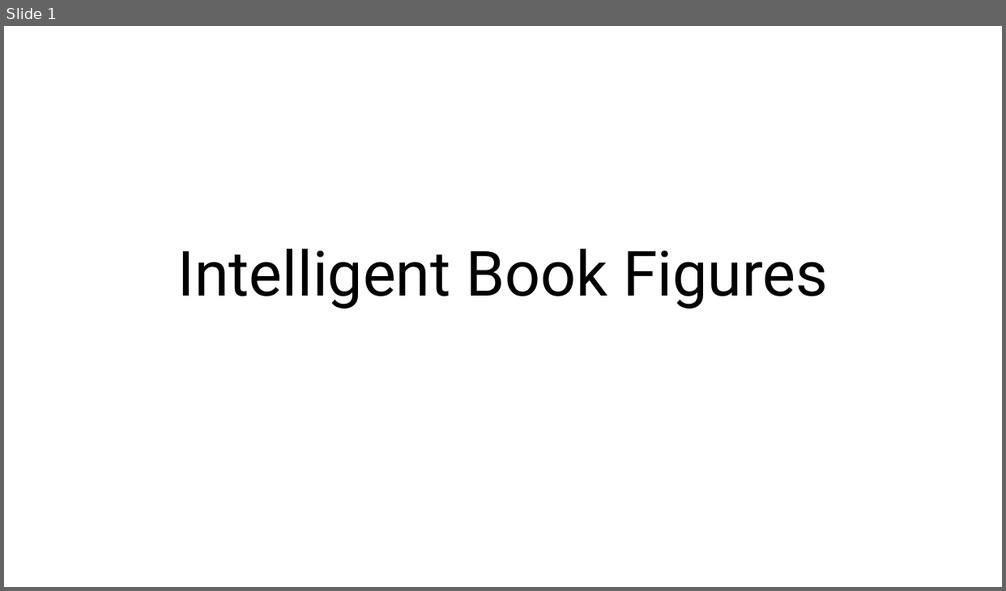
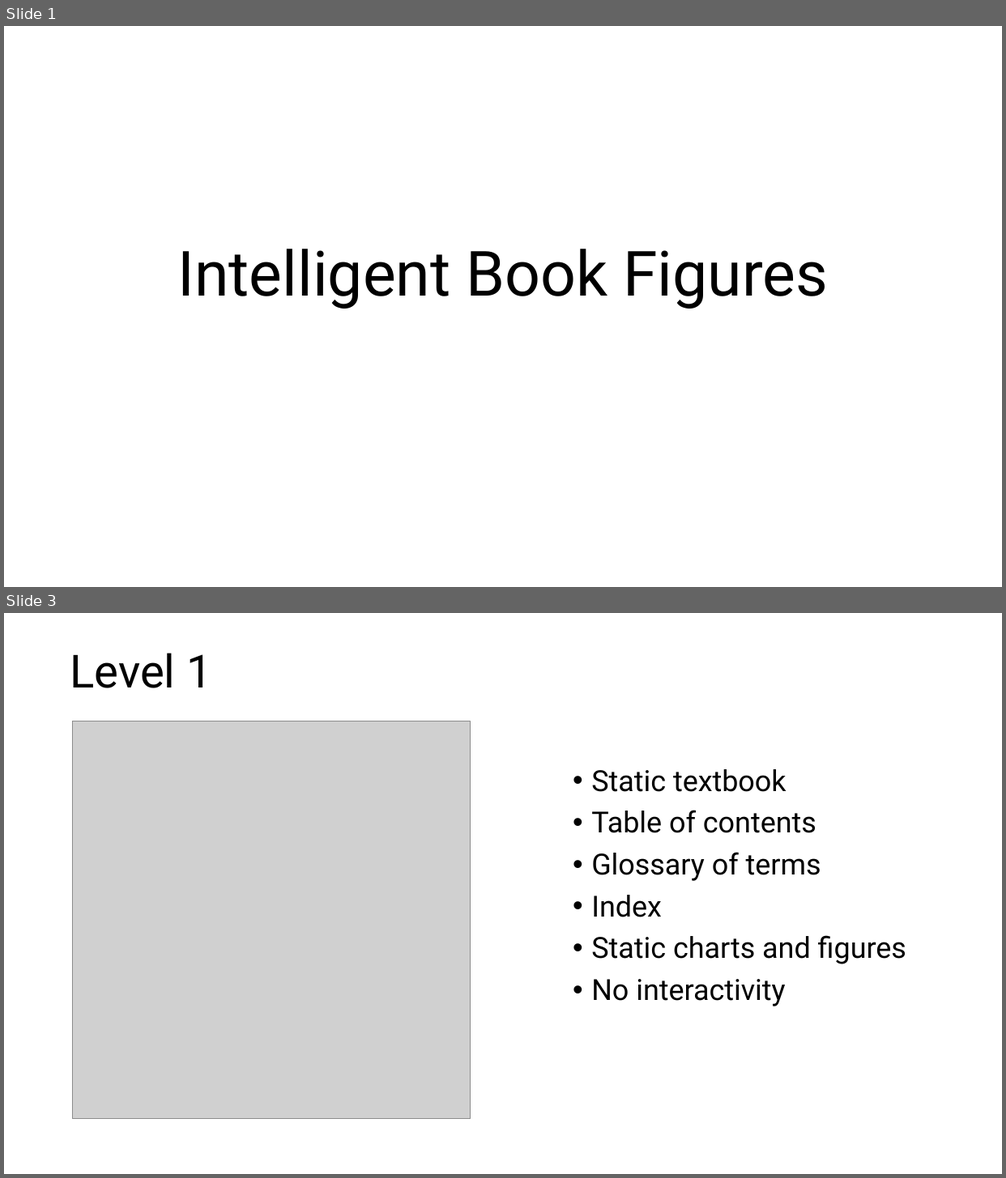
Before and after one commit to dmccreary/intelligent-textbooks, a slide deck: slides/Book-Figures.pptx. Shown one above the other, each under a label of ours: slide 1 before the commit, slides 1 and 3 after it; the slides between them are not shown. The pictures are 1006x591 and 1006x1178 pixels, drawn with LibreOffice and Linux fonts; fonts in the diff are those of the drawing; grey boxes stand for pictures. Boxes give left, top, right and bottom in pixels: in the first picture for what was removed or moved away, otherwise in the second. Text is boxed around its words. In the diff, an @@ line names an element or a change of style, - is before the commit and + after.

Commit message:
updating content

```diff
--- a/slides/Book-Figures.pptx
+++ b/slides/Book-Figures.pptx
@@ slide 3 added at box(4, 613, 1002, 1174), background #FFFFFF @@
@@ title added at box(70, 653, 213, 688), 44 pt, text #000000 @@
+Level 1
@@ picture added at box(73, 722, 471, 1119) @@
@@ text added at box(591, 769, 906, 1007), 28 pt, text #000000 @@
+• Static textbook
+• Table of contents
+• Glossary of terms
+• Index
+• Static charts and figures
+• No interactivity
```
Also in this commit, not shown: 6 other slides added.
